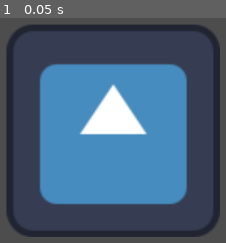
Above: before the commit, frame 1.
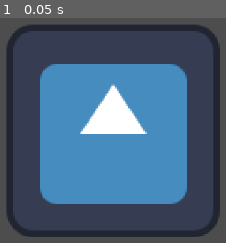
Above: after the commit, the same moment.

Repository: jbroberg42/Birdhole
Game: Godot game, scene res://scenes/playground.tscn
Two runs of this game, one before a commit and one after it. Both use one fixed random seed, a clock stepped at 60 frames per second and the inputs below. The engine's default icon, where the game draws it, is replaced by a stand-in: a white triangle on a blue panel in a dark square.
Inputs:
- Up to frame 1 (0.05 s): no input

The runs differ from the first frame. In frame 1, 1.0% of the frame differs, in the area x 17-83%, y 20-81%.

Commit message:
Update project.godot
update key bindings

Diff:
--- a/project.godot
+++ b/project.godot
@@ -23,10 +23,70 @@
 window/size/window_height_override=810
 window/stretch/mode="canvas_items"
 
+[input]
+
+left={
+"deadzone": 0.2,
+"events": [Object(InputEventKey,"resource_local_to_scene":false,"resource_name":"","device":-1,"window_id":0,"alt_pressed":false,"shift_pressed":false,"ctrl_pressed":false,"meta_pressed":false,"pressed":false,"keycode":0,"physical_keycode":4194321,"key_label":0,"unicode":0,"location":0,"echo":false,"script":null)
+]
+}
+right={
+"deadzone": 0.2,
+"events": [Object(InputEventKey,"resource_local_to_scene":false,"resource_name":"","device":-1,"window_id":0,"alt_pressed":false,"shift_pressed":false,"ctrl_pressed":false,"meta_pressed":false,"pressed":false,"keycode":0,"physical_keycode":4194321,"key_label":0,"unicode":0,"location":0,"echo":false,"script":null)
+]
+}
+up={
+"deadzone": 0.2,
+"events": [Object(InputEventKey,"resource_local_to_scene":false,"resource_name":"","device":-1,"window_id":0,"alt_pressed":false,"shift_pressed":false,"ctrl_pressed":false,"meta_pressed":false,"pressed":false,"keycode":0,"physical_keycode":4194320,"key_label":0,"unicode":0,"location":0,"echo":false,"script":null)
+]
+}
+down={
+"deadzone": 0.2,
+"events": [Object(InputEventKey,"resource_local_to_scene":false,"resource_name":"","device":-1,"window_id":0,"alt_pressed":false,"shift_pressed":false,"ctrl_pressed":false,"meta_pressed":false,"pressed":false,"keycode":0,"physical_keycode":4194322,"key_label":0,"unicode":0,"location":0,"echo":false,"script":null)
+]
+}
+jump={
+"deadzone": 0.2,
+"events": [Object(InputEventKey,"resource_local_to_scene":false,"resource_name":"","device":-1,"window_id":0,"alt_pressed":false,"shift_pressed":false,"ctrl_pressed":false,"meta_pressed":false,"pressed":false,"keycode":0,"physical_keycode":90,"key_label":0,"unicode":122,"location":0,"echo":false,"script":null)
+, Object(InputEventKey,"resource_local_to_scene":false,"resource_name":"","device":-1,"window_id":0,"alt_pressed":false,"shift_pressed":false,"ctrl_pressed":false,"meta_pressed":false,"pressed":false,"keycode":0,"physical_keycode":32,"key_label":0,"unicode":32,"location":0,"echo":false,"script":null)
+]
+}
+attack={
+"deadzone": 0.2,
+"events": [Object(InputEventKey,"resource_local_to_scene":false,"resource_name":"","device":-1,"window_id":0,"alt_pressed":false,"shift_pressed":false,"ctrl_pressed":false,"meta_pressed":false,"pressed":false,"keycode":0,"physical_keycode":88,"key_label":0,"unicode":120,"location":0,"echo":false,"script":null)
+]
+}
+dash={
+"deadzone": 0.2,
+"events": [Object(InputEventKey,"resource_local_to_scene":false,"resource_name":"","device":-1,"window_id":0,"alt_pressed":false,"shift_pressed":false,"ctrl_pressed":false,"meta_pressed":false,"pressed":false,"keycode":0,"physical_keycode":67,"key_label":0,"unicode":99,"location":0,"echo":false,"script":null)
+]
+}
+action={
+"deadzone": 0.2,
+"events": [Object(InputEventKey,"resource_local_to_scene":false,"resource_name":"","device":-1,"window_id":0,"alt_pressed":false,"shift_pressed":false,"ctrl_pressed":false,"meta_pressed":false,"pressed":false,"keycode":0,"physical_keycode":83,"key_label":0,"unicode":115,"location":0,"echo":false,"script":null)
+]
+}
+inventory={
+"deadzone": 0.2,
+"events": [Object(InputEventKey,"resource_local_to_scene":false,"resource_name":"","device":-1,"window_id":0,"alt_pressed":false,"shift_pressed":false,"ctrl_pressed":false,"meta_pressed":false,"pressed":false,"keycode":0,"physical_keycode":73,"key_label":0,"unicode":105,"location":0,"echo":false,"script":null)
+]
+}
+"quick map"={
+"deadzone": 0.2,
+"events": [Object(InputEventKey,"resource_local_to_scene":false,"resource_name":"","device":-1,"window_id":0,"alt_pressed":false,"shift_pressed":false,"ctrl_pressed":false,"meta_pressed":false,"pressed":false,"keycode":0,"physical_keycode":4194306,"key_label":0,"unicode":0,"location":0,"echo":false,"script":null)
+]
+}
+pause={
+"deadzone": 0.2,
+"events": [Object(InputEventKey,"resource_local_to_scene":false,"resource_name":"","device":-1,"window_id":0,"alt_pressed":false,"shift_pressed":false,"ctrl_pressed":false,"meta_pressed":false,"pressed":false,"keycode":0,"physical_keycode":4194305,"key_label":0,"unicode":0,"location":0,"echo":false,"script":null)
+]
+}
+
 [physics]
 
 3d/physics_engine="Jolt Physics"
 
 [rendering]
 
+textures/canvas_textures/default_texture_filter=0
 rendering_device/driver.windows="d3d12"
